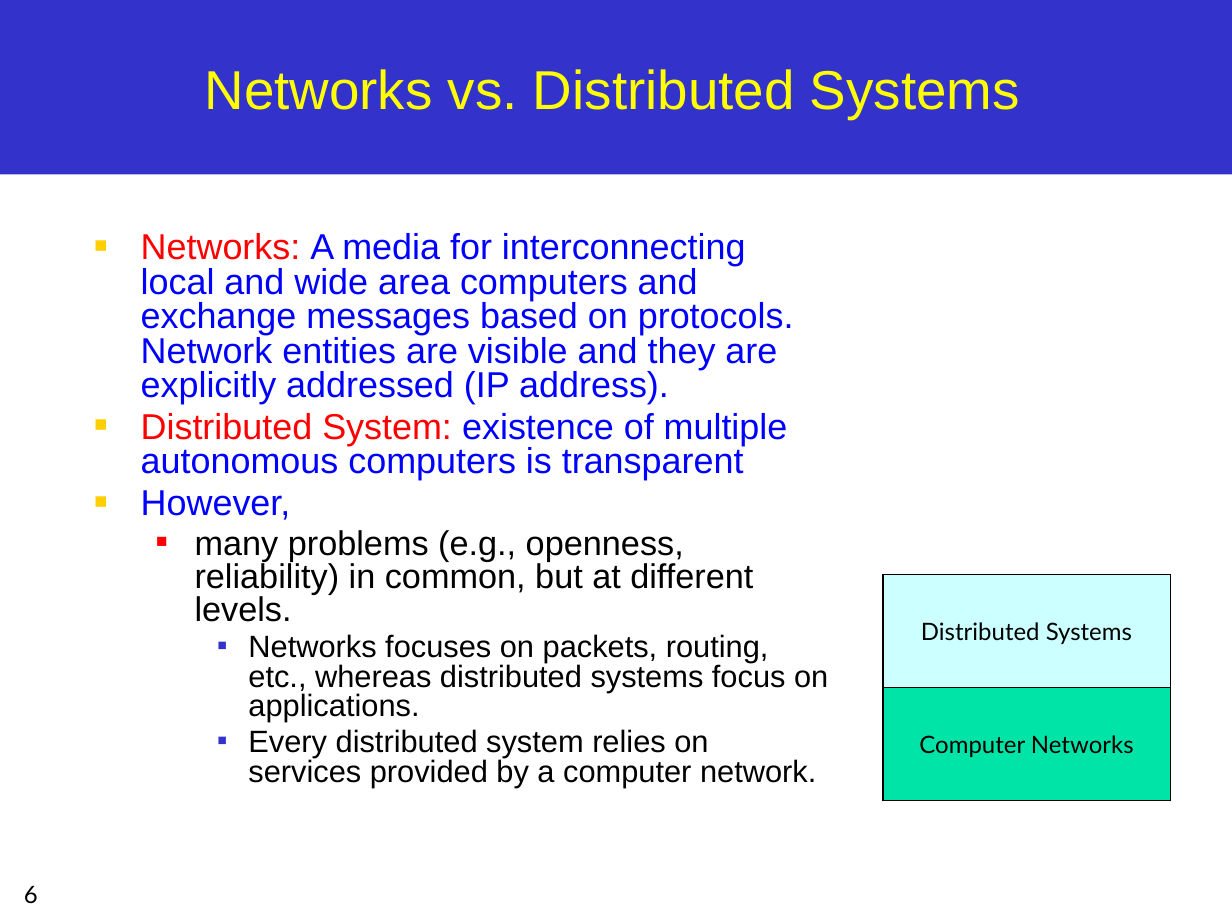
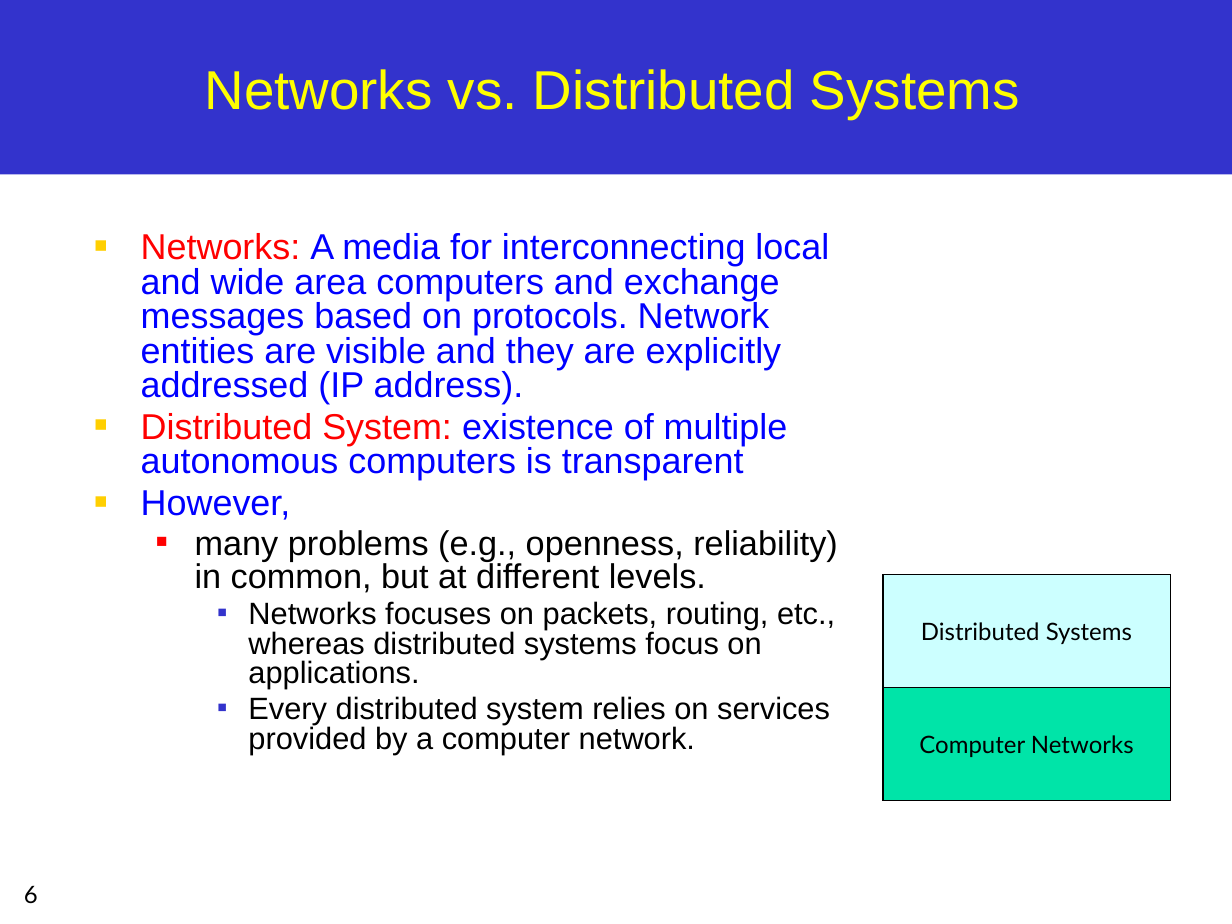
Before and after one commit to hassan010802002/FCI_4th_YEAR, a slide deck: slide 6 of TERM_2/Lectures/Distributed Systems/Lecture 1 - Introduction to Distributed Systems.pptx. Drawn at 1232x924 pixels with LibreOffice and Linux fonts; fonts in the diff are those of the drawing. Boxes give left, top, right and bottom in pixels: in the first picture for what was removed or moved away, otherwise in the second. Text is boxed around its words. In the diff, an @@ line names an element or a change of style, - is before the commit and + after.

```diff
--- a/TERM_2/Lectures/Distributed Systems/Lecture 1 - Introduction to Distributed Systems.pptx
+++ b/TERM_2/Lectures/Distributed Systems/Lecture 1 - Introduction to Distributed Systems.pptx
@@ text "Networks: A media for interconnecting ..." rewrapped from (141, 233, 828, 787) to (141, 233, 838, 754) @@
```
Also in this commit, not shown: 5 other slides changed, 1 slide removed, 46 other files.
